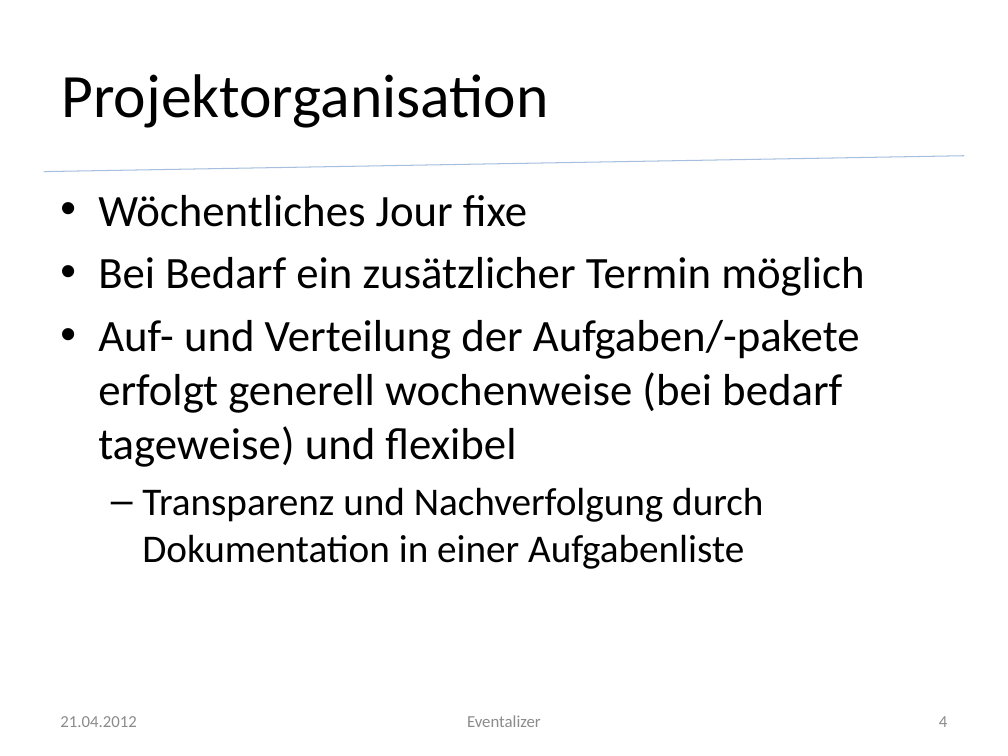
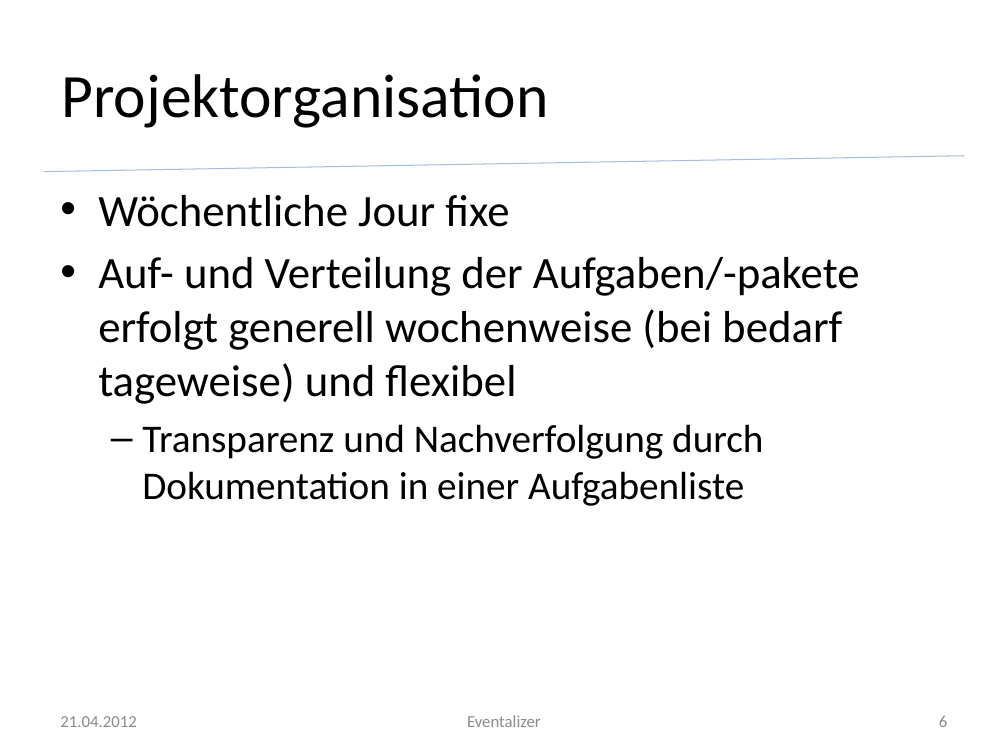
Before and after one commit to silkslostsoul/Eventalizer, a slide deck: slide 6 of Dokumente/Zwischenstand zum 2012 04 21.pptx (slide 4 before the commit). Drawn at 1008x756 pixels with LibreOffice and Linux fonts; fonts in the diff are those of the drawing; background and template pictures are left out. Boxes give left, top, right and bottom in pixels: in the first picture for what was removed or moved away, otherwise in the second. Text is boxed around its words. In the diff, an @@ line names an element or a change of style, - is before the commit and + after.

```diff
--- a/Dokumente/Zwischenstand zum 2012 04 21.pptx
+++ b/Dokumente/Zwischenstand zum 2012 04 21.pptx
@@ text at [98,195,509,227]: text changed @@
-• Wöchentliches Jour fixe
-• Bei Bedarf ein zusätzlicher Termin möglich
+• Wöchentliche Jour fixe
@@ page number at [939,716,947,727]: text changed @@
-4
+6
```
Also in this commit, not shown: 2 slides added.
